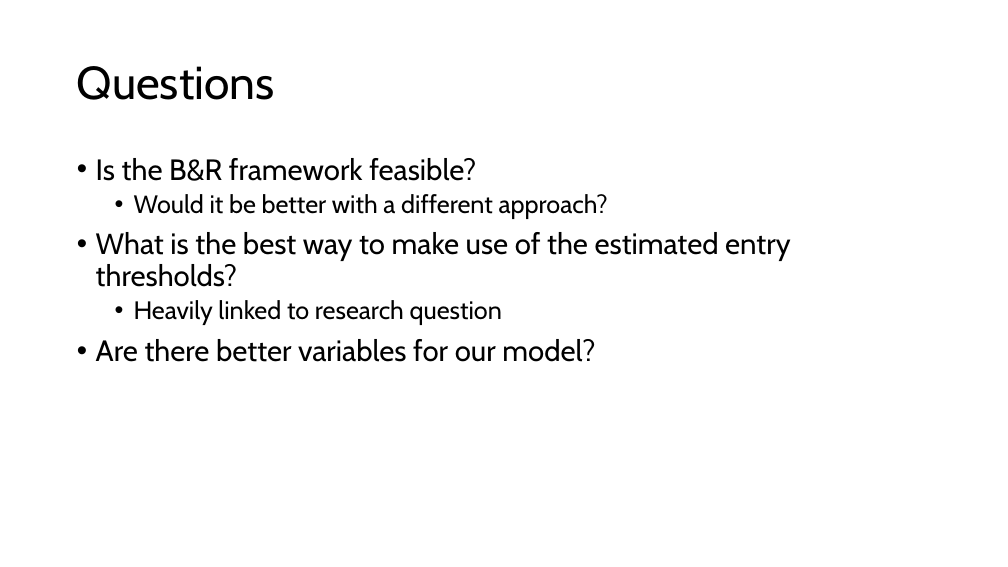
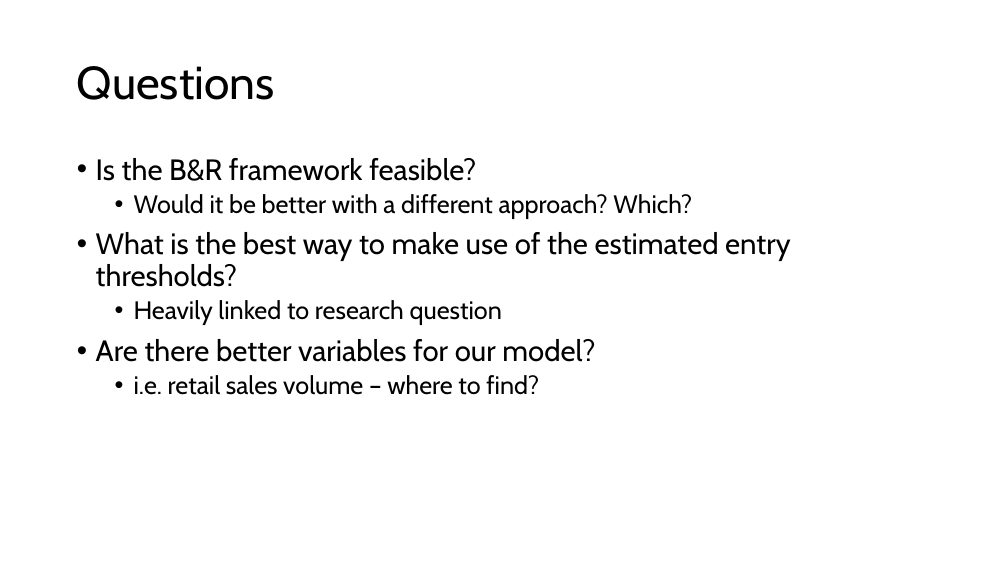
Before and after one commit to sanderseriksen/BAN440-Term-Paper, a slide deck: slide 22 of BAN440 – Term Paper Idea.pptx (slide 20 before the commit). Drawn at 1008x567 pixels with LibreOffice and Linux fonts; fonts in the diff are those of the drawing. Boxes give left, top, right and bottom in pixels: in the first picture for what was removed or moved away, otherwise in the second. Text is boxed around its words. In the diff, an @@ line names an element or a change of style, - is before the commit and + after.

Commit message:
Updated presentation

```diff
--- a/BAN440 – Term Paper Idea.pptx
+++ b/BAN440 – Term Paper Idea.pptx
@@ text at [134,194,692,219]: text changed @@
-  • Would it be better with a different approach?
+  • Would it be better with a different approach? Which?
@@ text at [134,375,539,395]: paragraph added @@
+  • i.e. retail sales volume – where to find?
```
Also in this commit, not shown: 3 other slides changed, 2 slides added, 3 other files.
